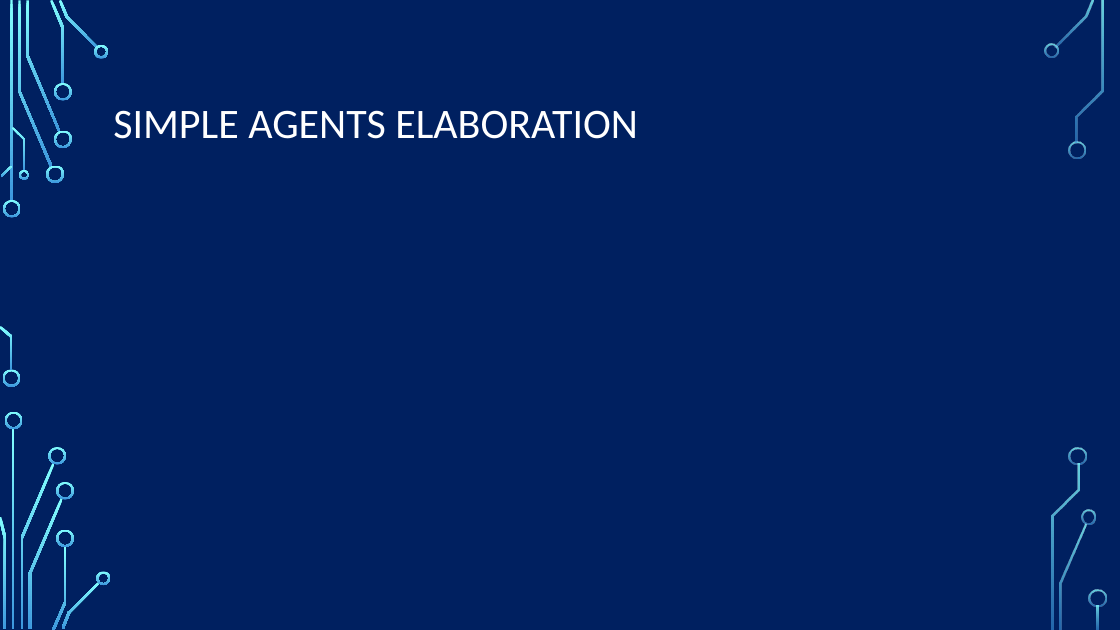
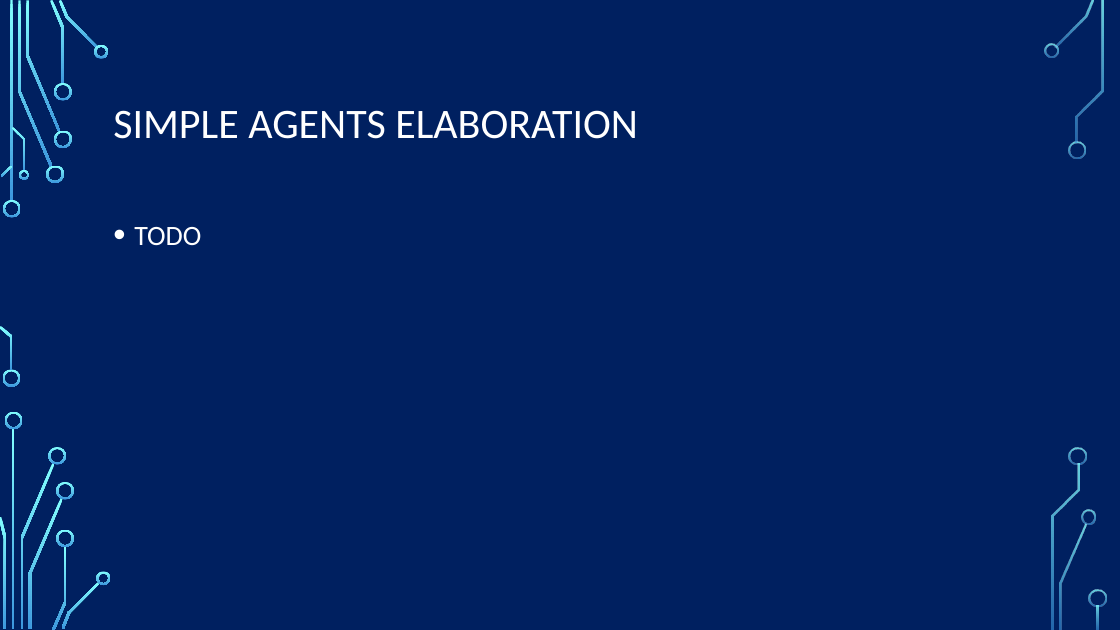
Before and after one commit to EliavSh/FinalProjectRL, a slide deck: slide 13 of docs/Semi Final Results.pptx. Drawn at 1120x630 pixels with LibreOffice and Linux fonts; fonts in the diff are those of the drawing; background and template pictures are left out. Boxes give left, top, right and bottom in pixels: in the first picture for what was removed or moved away, otherwise in the second. Text is boxed around its words. In the diff, an @@ line names an element or a change of style, - is before the commit and + after.

```diff
--- a/docs/Semi Final Results.pptx
+++ b/docs/Semi Final Results.pptx
@@ text added at (x1=134, y1=227, x2=201, y2=246), 24 pt, text #FFFFFF @@
+• TODO
```
Also in this commit, not shown: 10 other slides changed, 4 slides added, 2 slides removed, 13 other files.
